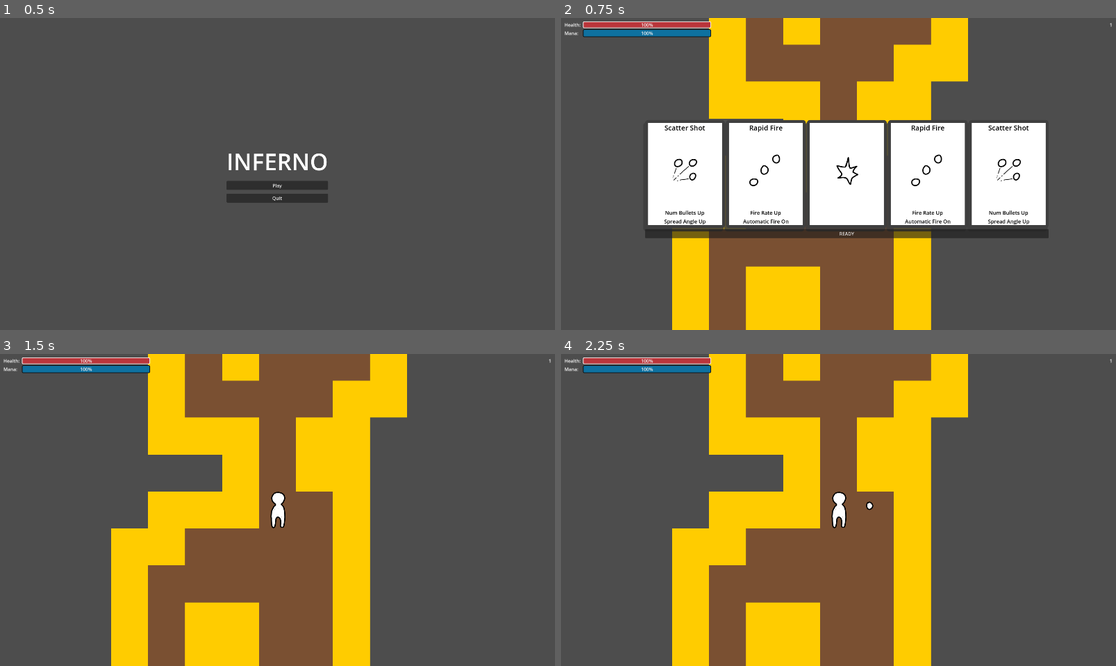
Above: before the commit, frames 1-4 (two rows, left to right).
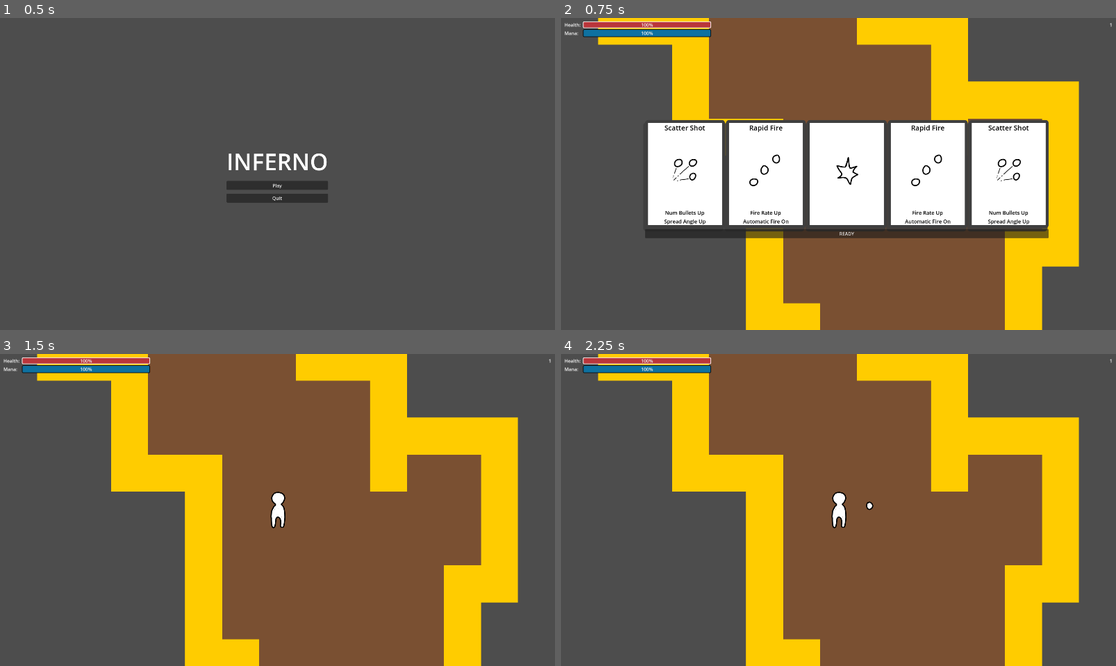
Above: after the commit, the same moments.

Repository: wpuerner/inferno
Game: Godot game, scene res://scenes/main_menu.tscn
Two runs of this game, one before a commit and one after it. Both use one fixed random seed, a clock stepped at 60 frames per second and the inputs below.
Inputs (mouse positions are in pixels of both pictures, inside the frame that each line leads up to):
- Up to frame 1 (0.5 s): no input
- Up to frame 2 (0.75 s): click "Play" at 0.5 s
- Up to frame 3 (1.5 s): click "READY" at 1.25 s
- Up to frame 4 (2.25 s): tap Enter at 2 s; move the mouse to (960, 494) at 2.02 s; press the mouse at (960, 494) at 2.03 s

Frame 1 is identical in both runs. In frame 2, 30% of the frame differs, in the area x 6-94%, y 0-100%; in frame 3, 49%; in frame 4, 49%.

Commit message:
fix enemy spawning

Diff:
--- a/scenes/environment/hole/hole.tscn
+++ b/scenes/environment/hole/hole.tscn
@@ -5,10 +5,10 @@
 [sub_resource type="GDScript" id="GDScript_8iaq7"]
 script/source = "extends Area2D
 
-signal player_entered
+@onready var event_bus: Node = get_node(\"/root/EventBus\")
 
 func _on_body_entered(body):
-	player_entered.emit()
+	event_bus.clear_level()
 	queue_free()
 "
 
--- a/scenes/environment/level/enemy_spawner.gd
+++ b/scenes/environment/level/enemy_spawner.gd
@@ -22,3 +22,9 @@
 		enemy.global_position = spawn_positions[position_index]
 		spawn_positions.remove_at(position_index)
 		energy -= data["energy"]
+
+func _on_child_exiting_tree(node):
+	if get_child_count() <= 1:
+		var hole = preload("res://scenes/environment/hole/hole.tscn").instantiate()
+		add_sibling(hole)
+		hole.global_position = node.global_position
--- a/scenes/environment/level/level.tscn
+++ b/scenes/environment/level/level.tscn
@@ -14,9 +14,6 @@
 var starting_position: Vector2i
 var grid: Array = []
 var spawn_positions: PackedVector2Array = []
-
-func _ready():
-	generate(1)  # Debugging
 
 func generate(level_number: int) -> Vector2:
 	rng.randomize()
@@ -76,10 +73,11 @@
 			tile_map.set_cell(0, Vector2i(x, y), grid[x][y], Vector2i(0, 0))
 
 func _generate_spawn_positions():
+	spawn_positions.clear()
 	for x in grid.size():
 		for y in grid[x].size():
 			if grid[x][y] == 1 and Vector2i(x - starting_position.x, y - starting_position.y).abs().length() > 5:
-				spawn_positions.append(tile_map.to_global(tile_map.map_to_local(Vector2(x, y))))
+				spawn_positions.append(tile_map.to_global(tile_map.map_to_local(Vector2i(x, y))))
 "
 
 [sub_resource type="TileSetAtlasSource" id="TileSetAtlasSource_kfp3a"]
@@ -116,3 +114,5 @@
 
 [node name="EnemySpawner" type="Node" parent="."]
 script = ExtResource("3_jlef0")
+
+[connection signal="child_exiting_tree" from="EnemySpawner" to="EnemySpawner" method="_on_child_exiting_tree"]
